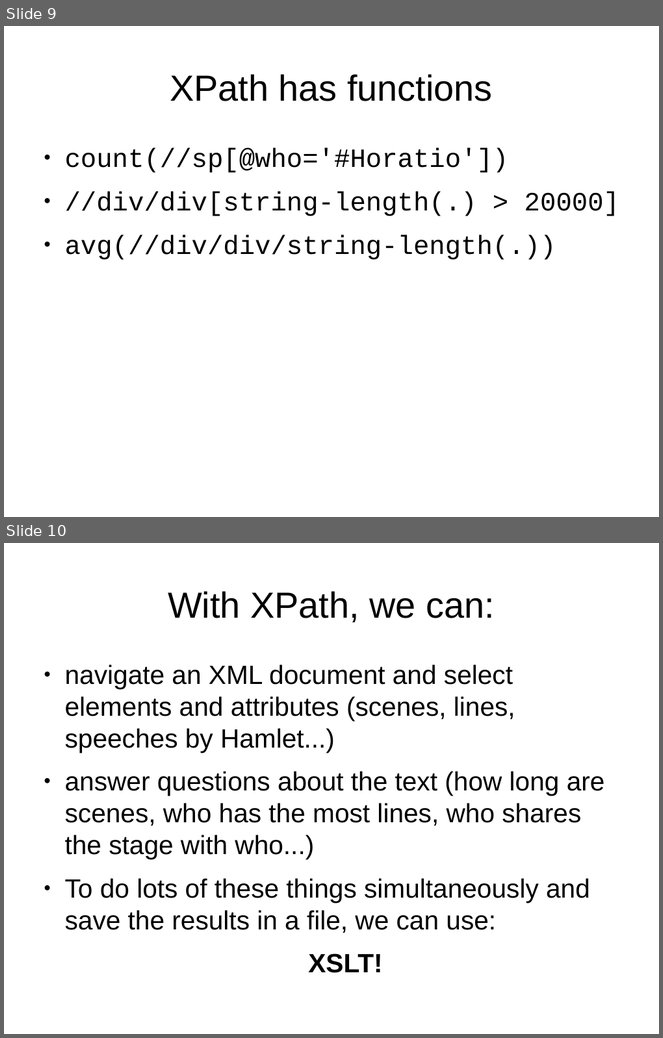
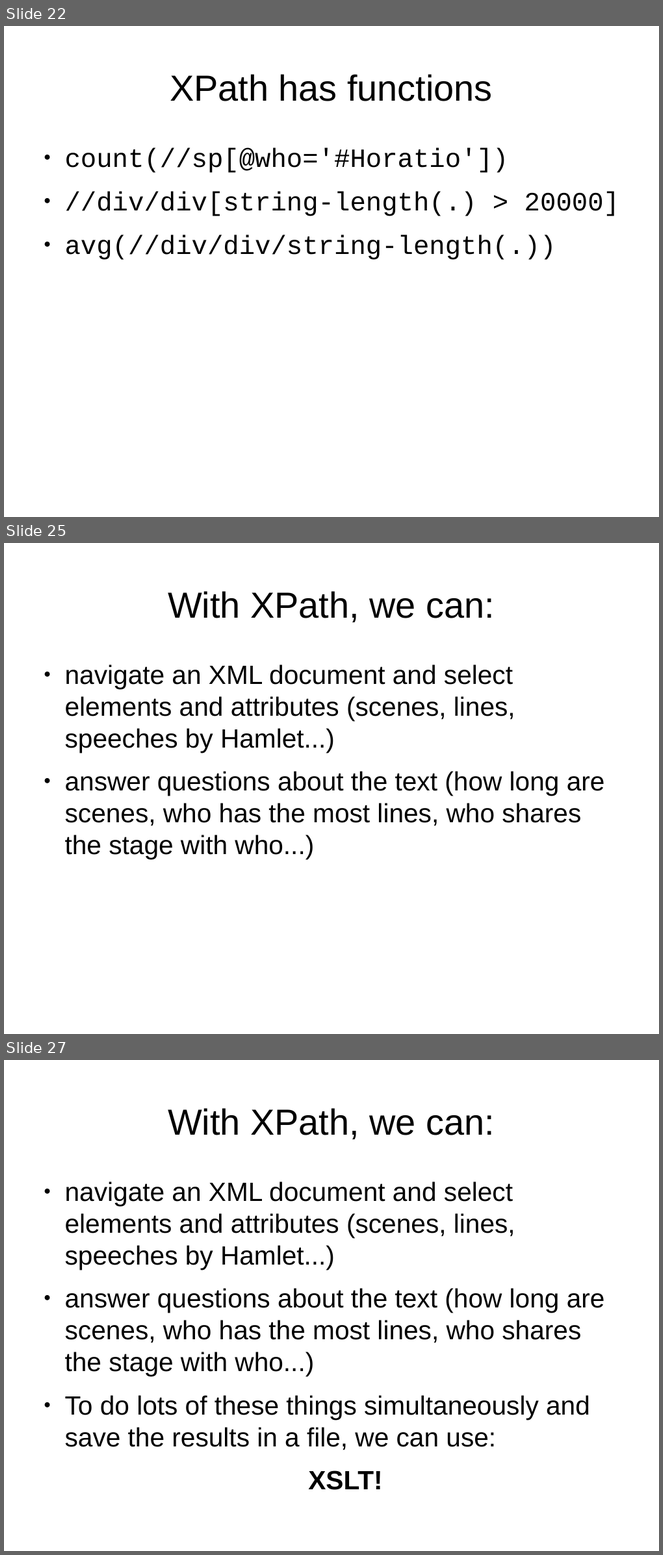
Before and after one commit to martindholmes/XSLT_workshops, a slide deck: intro/presentations/01_xpath_intro.odp. Shown one above the other, each under a label of ours: slides 9 and 10 before the commit, slides 22, 25 and 27 after it; the slides between them are not shown. The pictures are 663x1038 and 663x1555 pixels, drawn with LibreOffice and Linux fonts; fonts in the diff are those of the drawing. Boxes give left, top, right and bottom in pixels: in the first picture for what was removed or moved away, otherwise in the second. Text is boxed around its words. In the diff, an @@ line names an element or a change of style, - is before the commit and + after.

```diff
--- a/intro/presentations/01_xpath_intro.odp
+++ b/intro/presentations/01_xpath_intro.odp
@@ slide 25 added at <box>4,543,659,1034</box>, background #FFFFFF @@
@@ title added at <box>168,591,495,622</box>, 44 pt, text #000000 @@
+With XPath, we can:
@@ text added at <box>65,665,605,860</box>, 32 pt, text #000000 @@
+● navigate an XML document and select elements and attributes (scenes, lines, speeches by Hamlet...)
+● answer questions about the text (how long are scenes, who has the most lines, who shares the stage with who...)
@@ what was slide 9 is now slide 22 @@
@@ what was slide 10 is now slide 27 @@
```
Also in this commit, not shown: 1 slide changed, 16 other slides added, 3 other files.
